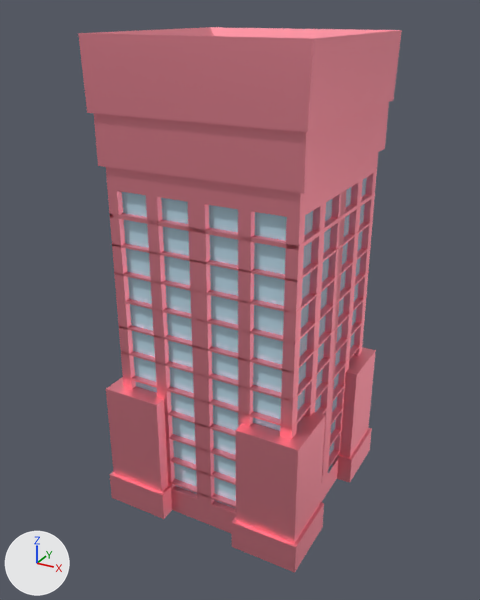
A saved change to the glTF model src/assets/building10.glb.
Both versions are drawn from a 50 mm lens placed at (3.75, -6.37, 4.84), pointed at (0.72, -0.86, 2.09). Every picture has the same lights, and +X, +Y and +Z are marked at lower left. Where no turn or scale is listed for an object, it has been applied to the vertices.
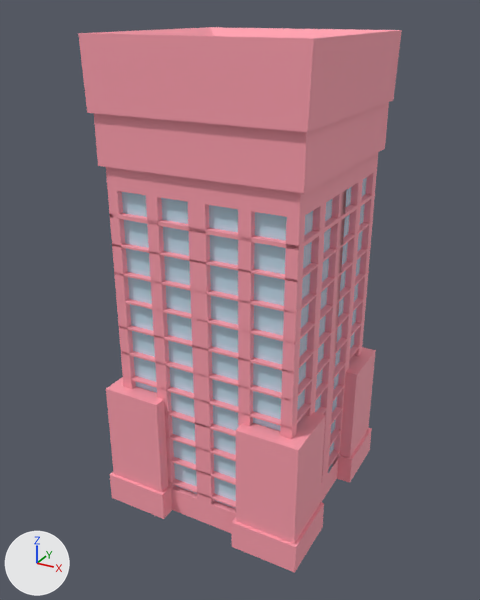
The newer file is also turned or shifted as a whole; pictures and numbers use the older file's frame.

Changed parts and their boxes [x1, y1, x2, y2] in the pictures (480 x 600 px):
'Cube_169_10', surface changed (brown to pink)
    both: [78, 27, 391, 573]

Edits to the bpy script that builds the scene:
```text
Change mat_house_red:
    mat_house_red.metallic: 1.0 -> 0.0
```
